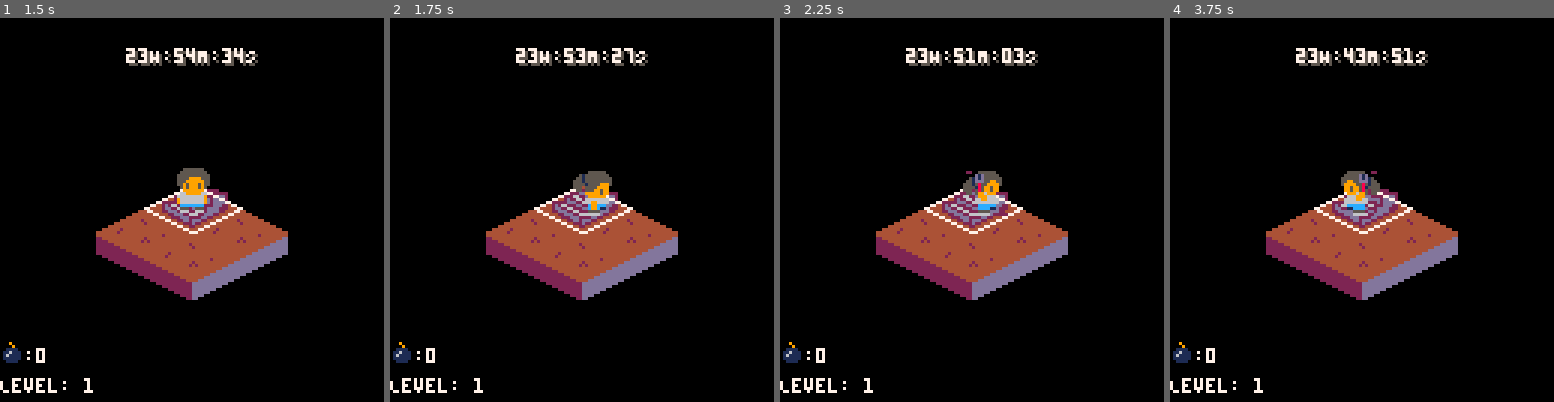
Above: before the commit, frames 1-4 (left to right).
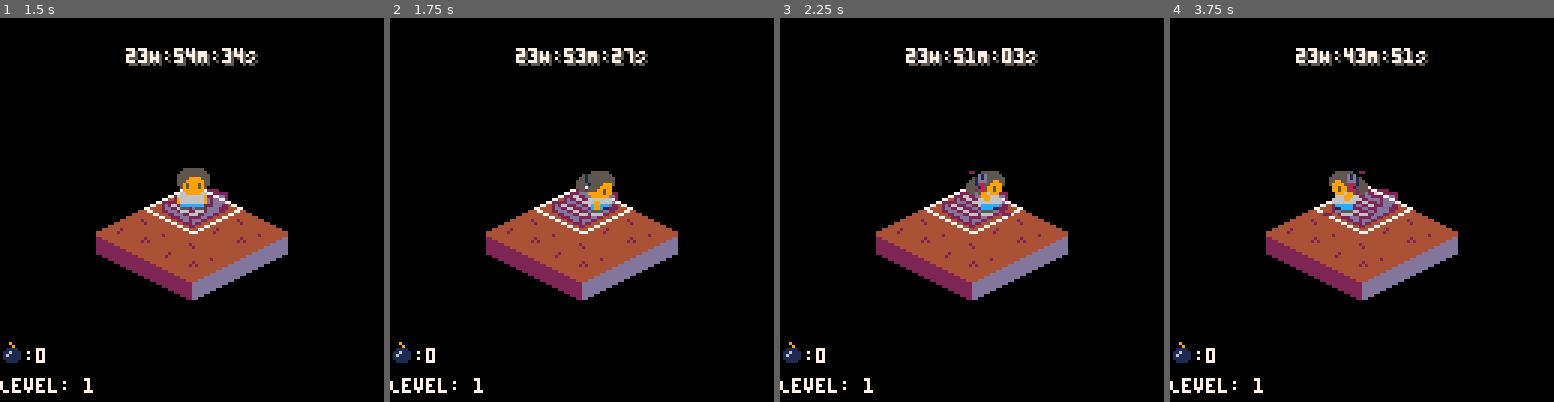
Above: after the commit, the same moments.

Repository: scottnm/collards.p8
Game: PICO-8 cartridge collards.p8
The game is run twice, just before and just after one commit, with the same random seed, the same clock (stepped at 60 frames per second) and the same inputs.
Inputs:
- Up to frame 1 (1.5 s): tap X (X key) at 0.33, 1.07 s; tap O (Z key) at 0.7 s
- Up to frame 2 (1.75 s): hold Right from 1.6 s (still down); tap O (Z key) at 1.7 s
- Up to frame 3 (2.25 s): tap X (X key) at 1.85 s; release Right at 2.1 s; tap O (Z key) at 2.1 s; hold Up from 2.15 s (still down)
- Up to frame 4 (3.75 s): release Up at 2.42 s; hold Right 2.47-3.03 s; tap O (Z key) every 0.4 s from 2.5 to 3.7 s; tap X (X key) at 2.97 s; hold Left 3.08-3.58 s; hold Down from 3.63 s (still down)

Frame 1 is identical in both runs. In frame 2, 0.3% of the frame differs, in the area x 47-59%, y 39-52%; in frame 3, 0.5%; in frame 4, 1.0%, in the area x 39-55%, y 39-52%.

Commit message:
Can now travel back up after you've collected the recipe book and beat the game. multiple ending support too sorta lol

Diff:
--- a/main.lua
+++ b/main.lua
@@ -4,12 +4,13 @@
     PreGame = 1,
     MainGame = 2,
     LoseGame = 3,
+    WinGame = 4,
 }
 
 TileType = {
     Empty = 1,
-    Start = 2,
-    Finish = 3,
+    FloorEntry = 2,
+    FloorExit = 3,
     Trap = 4,
     Fall = 5,
     BombItem = 6,
@@ -35,6 +36,12 @@
     UpLeft = 8,
 }
 
+PlayerBookState = {
+    NotFound = 1,
+    FoundButLost = 2,
+    Holding = 3,
+}
+
 -- constants
 function ISO_TILE_WIDTH()
     return 32
@@ -50,6 +57,10 @@
 
 function MAX_CAMERA_DISTANCE_FROM_PLAYER()
     return 20
+end
+
+function TOTAL_PAGE_COUNT()
+    return 10
 end
 
 -- global variables
@@ -57,13 +68,15 @@
 g_map = nil
 g_player = nil
 g_input = nil
-g_player_found_exit_timer = nil
+g_player_move_to_floor_state = nil
 g_game_state = nil
 g_game_timer_ui = nil
 g_anims = nil
 g_camera_player_offset = nil
 g_bombs = nil
 g_lose_game_state = nil
+g_win_game_state = nil
+g_warning_banner = nil
 
 g_maingame_tick_count = 0
 g_maingame_time_limit = (5 * 60 * 30) -- five minutes worth of ticks
@@ -73,15 +86,17 @@
 end
 
 function reset()
+    g_warning_banner = nil
     g_maingame_tick_count = 0
     g_game_state = GameStateType.PreGame
     g_lose_game_state = nil
     g_player = {}
+    g_player.book_state = PlayerBookState.NotFound
     g_player.pos = { x = 0, y = 0 }
     g_player.sprite_offset = { x = -8, y = -14 }
     g_player.collider = { radius = 3 }
     g_player.bomb_count = 0
-    g_player.page_count = 0
+    g_player.collected_pages = {}
 
     g_camera_player_offset = { x = 0, y = 0 }
 
@@ -114,7 +129,7 @@
 
     -- TODO: sometimes I refer to these as maps. Sometimes as levels. I should fix this. It's confusing
     g_maps = generate_maps(10)
-    move_to_level(1)
+    move_to_level(1, TileType.FloorEntry)
 end
 
 function _update()
@@ -127,6 +142,8 @@
         pre_game_update(g_input)
     elseif g_game_state == GameStateType.LoseGame then
         lose_game_update(g_input)
+    elseif g_game_state == GameStateType.WinGame then
+        win_game_update(g_input)
     end
 end
 
@@ -181,11 +198,13 @@
             g_player.collect_item_state = nil
         end
         block_input = true
-    elseif g_player_found_exit_timer != nil then
-        g_player_found_exit_timer.update()
-        if g_player_found_exit_timer.done() then
-            g_player_found_exit_timer = nil
-            move_to_level(g_map.level_id + 1)
+    elseif g_player_move_to_floor_state != nil then
+        g_player_move_to_floor_state.timer.update()
+        if g_player_move_to_floor_state.timer.done() then
+            local next_level = g_player_move_to_floor_state.next_level
+            local next_start_tile = g_player_move_to_floor_state.start_tile
+            g_player_move_to_floor_state = nil
+            move_to_level(next_level, next_start_tile)
         end
         block_input = true
     elseif g_player.die_state != nil then
@@ -193,7 +212,7 @@
         g_player.die_state.respawn_timer.update()
         if g_player.die_state.respawn_timer.done() then
             g_player.die_state = nil
-            move_to_level(1)
+            move_to_level(1, TileType.FloorEntry)
         end
         block_input = true
     end
@@ -220,7 +239,7 @@
 
             -- check for player-explosion collisions if the player isn't already dead
             if (g_player.die_state) == nil and (circ_colliders_overlap(g_player, e)) then
-                kill_player(g_player)
+                kill_player(g_player, g_map)
             end
         end
     end
@@ -257,7 +276,7 @@
 
     local player_iso_tile_idx = get_actor_iso_tile_idx(g_map, g_player)
     if player_iso_tile_idx != nil then
-        local player_iso_tile = g_map.isocells[player_iso_tile_idx].tile
+        local player_iso_cell = g_map.isocells[player_iso_tile_idx]
 
         -- If we've just dug up a tile, we'll set a callback so that after
         -- the digging animation reveals the tile, we'll automatically
@@ -265,15 +284,26 @@
         if is_digging then
             local reveal_tile_callback = function()
                 sfx(Sfxs.Dig)
-                player_iso_tile.visible = true
-                interact_with_tile(player_iso_tile)
+                player_iso_cell.tile.visible = true
+                interact_with_tile(player_iso_cell.tile)
             end
             g_player.dig_state.on_dig_up = reveal_tile_callback
-        -- If we aren't digging and the tile is already flipped,
-        -- we'll proactively interact with it.
-        elseif player_iso_tile.visible then
-            interact_with_tile(player_iso_tile)
-        end
+        elseif player_iso_cell.tile.visible then
+            interact_with_tile(player_iso_cell.tile)
+            g_player.last_interacted_isocell = player_iso_cell
+        elseif player_iso_cell.tile.has_book then
+            -- HACK: special case to support picking up books from unrevealed tiles
+            g_player.book_state = PlayerBookState.Holding
+            player_iso_cell.tile.has_book = false
+            g_player.collect_item_state = {
+                anim = g_anims.CollectItem,
+                item = ItemType.Book,
+                anim_timer = make_ingame_timer(60),
+            }
+            g_player.last_interacted_isocell = player_iso_cell
+        end
+
+        g_player.last_visited_isocell = player_iso_cell
     end
 
     -- Handle placing new bombs
@@ -287,19 +317,77 @@
 
 end
 
-function kill_player(player)
+function kill_player(player, map)
+    local had_book = false
+    if player.book_state == PlayerBookState.Holding then
+        -- drop the book in a random safe cell
+        local safe_tile_idx = select_random_empty_tile_idx_from_map(map)
+        map.isocells[safe_tile_idx].tile.has_book = true
+        g_player.book_state = PlayerBookState.FoundButLost
+        had_book = true
+    end
     player.die_state = {
         anim = get_die_anim_for_player(player),
-        respawn_timer = make_ingame_timer(60)
+        respawn_timer = make_ingame_timer(60),
+        had_book = had_book,
     }
     sfx(Sfxs.Death)
 end
 
 function interact_with_tile(tile)
-    if tile.type == TileType.Finish then
-        g_player_found_exit_timer = make_ingame_timer(15)
+    -- only interact with a tile the first time you step on it.
+    if tile == g_player.last_interacted_isocell.tile then
+        return
+    end
+
+    if tile.type == TileType.FloorExit then
+        g_player_move_to_floor_state = {
+            timer = make_ingame_timer(15),
+            next_level = g_map.level_id + 1,
+            start_tile = TileType.FloorEntry,
+        }
+    elseif tile.type == TileType.FloorEntry then
+        -- if we haven't found the book and we try to leave, warn the player
+        if g_player.book_state == PlayerBookState.NotFound then
+            g_warning_banner = {
+                timer = make_ingame_timer(90),
+                text = "Can't leave until I find it."
+            }
+        elseif g_player.book_state == PlayerBookState.FoundButLost then
+            -- if we've found the book but lost it we can freely traverse all floors... EXCEPT we can't leave
+            if g_map.level_id != 1 then
+                g_player_move_to_floor_state = {
+                    timer = make_ingame_timer(15),
+                    next_level = g_map.level_id - 1,
+                    start_tile = TileType.FloorExit,
+                }
+            else
+                g_warning_banner = {
+                    timer = make_ingame_timer(90),
+                    text = "Can't leave. I dropped the book."
+                }
+            end
+        elseif g_player.book_state == PlayerBookState.Holding then
+            -- we have the book. we can traverse up any floor AND win the game by leaving the last floor
+            if g_map.level_id != 1 then
+                g_player_move_to_floor_state = {
+                    timer = make_ingame_timer(15),
+                    next_level = g_map.level_id - 1,
+                    start_tile = TileType.FloorExit,
+                }
+            else
+                g_win_game_state = {
+                    substate = "scroll_timer",
+                    timer_scroll = 0,
+                }
+                g_game_timer_ui.set_blinking(true)
+                g_game_state = GameStateType.WinGame
+            end
+        else
+            assert(false)
+        end
     elseif tile.type == TileType.Trap then
-        kill_player(g_player)
+        kill_player(g_player, g_map)
     elseif tile.type == TileType.BombItem then
         g_player.bomb_count += 1
         g_player.collect_item_state = {
@@ -310,7 +398,7 @@
         -- after weve picked up the bomb, flip the cell to be just a plain ole empty cell without a hint
         tile.type = TileType.Empty
     elseif tile.type == TileType.PageItem then
-        g_player.page_count += 1
+        add(g_player.collected_pages, tile.page_frag)
         g_player.collect_item_state = {
             anim = g_anims.CollectItem,
             item = ItemType.Page,
@@ -321,7 +409,7 @@
         tile.type = TileType.Empty
         tile.page_frag = nil
     elseif tile.has_book then
-        g_player.has_book = true
+        g_player.book_state = PlayerBookState.Holding
         tile.has_book = false
         g_player.collect_item_state = {
             anim = g_anims.CollectItem,
@@ -415,12 +503,39 @@
     end
 end
 
+function win_game_update(input)
+    g_game_timer_ui.update(g_maingame_tick_count)
+
+    if g_win_game_state.substate == "scroll_timer" then
+        g_win_game_state.timer_scroll += 1
+        g_game_timer_ui.move(0, 0.5)
+        if g_win_game_state.timer_scroll == 120 then
+            g_win_game_state.substate = "brief_blink"
+            g_win_game_state.final_blink = make_ingame_timer(120)
+        end
+    elseif g_win_game_state.substate == "brief_blink" then
+        g_win_game_state.final_blink.update()
+        if g_win_game_state.final_blink.done() then
+            g_win_game_state.substate = "display_win_text"
+            g_win_game_state.win_text_roll_timer = make_ingame_timer(240)
+            g_win_game_state.win_text = generate_win_text(#g_player.collected_pages, TOTAL_PAGE_COUNT())
+        end
+    elseif g_win_game_state.substate == "display_win_text" then
+        g_win_game_state.win_text_roll_timer.update()
+        if g_win_game_state.win_text_roll_timer.done() and (input.btn_x or input.btn_o) then
+            reset()
+        end
+    end
+end
+
 function _draw()
     if g_game_state == GameStateType.MainGame or
        g_game_state == GameStateType.PreGame then
        draw_game()
     elseif g_game_state == GameStateType.LoseGame then
         draw_lose_game()
+    elseif g_game_state == GameStateType.WinGame then
+        draw_win_game()
     end
 end
 
@@ -457,17 +572,17 @@
                     -- draw the altar
                     spr_centered(88, isocell.pos.x, isocell.pos.y, 2, 1)
                 end
-
-                if isocell.tile.has_book then
-                    draw_book(isocell.pos, isocell.tile.type == TileType.Altar)
-                end
-            end
-        end
-    end
-
-    local player_iso_tile_idx = get_actor_iso_tile_idx(g_map, g_player)
-    if player_iso_tile_idx != nil then
-        highlight_player_iso_tile(g_map, player_iso_tile_idx)
+            end
+
+            if isocell.tile.has_book then
+                draw_book(isocell.pos, isocell.tile.type == TileType.Altar)
+            end
+        end
+    end
+
+    -- if the player is standing on their last visited isotile, highlight it
+    if circ_colliders_overlap(g_player, g_player.last_visited_isocell) then
+        highlight_iso_cell(g_player.last_visited_isocell)
     end
 
     --
@@ -513,14 +628,32 @@
 
     -- draw the level UI
     print("Level: "..g_map.level_id, 0, 120, Colors.White)
-    if g_player_found_exit_timer != nil then
+    if g_player_move_to_floor_state != nil then
+        -- noop? I'm not sure why I added this before and am not sure if it's
+        -- necessary. Keep it around to avoid mucking with the game this late
+        -- in the jam.
     elseif g_player.die_state != nil then
-        draw_banner("died", Colors.Red, Colors.Navy)
+        local died_text = "died."
+        if g_player.die_state.had_book then
+            died_text = died_text.." dropped book."
+        end
+        draw_banner(died_text, Colors.Red, Colors.Navy)
+    end
+
+    if g_warning_banner != nil then
+        draw_banner(g_warning_banner.text, Colors.Tan, Colors.BlueGray)
+        g_warning_banner.timer.update()
+        if g_warning_banner.timer.done() then
+            g_warning_banner = nil
+        end
     end
 
     -- draw the bomb counter UI
     draw_bomb_item({ x = 4, y = 111 })
     print(":"..g_player.bomb_count, 8, 110, Colors.White)
+
+    -- draw the page UI
+    draw_page_ui(g_player)
 
     -- draw the in-game timer UI
     g_game_timer_ui.draw(g_maingame_tick_count)
@@ -540,6 +673,9 @@
         -- draw the player frozen at the lose state
         local player_sprite_pos = sprite_pos(g_player)
         draw_anim(g_player, player_sprite_pos)
+
+        -- draw the page UI
+        draw_page_ui(g_player)
 
         -- reset the camera to 0 keep the UI fixed on screen
         camera(0, 0)
@@ -554,7 +690,62 @@
         local end_char = flr((#g_lose_game_state.lose_text) * rolled_text_ratio)
         local lose_text = sub(g_lose_game_state.lose_text, 1, end_char)
         print(lose_text, 10, 10, Colors.White)
-    end
+
+        -- draw the page UI
+        draw_page_ui(g_player)
+    end
+end
+
+function draw_win_game()
+    cls(Colors.BLACK)
+
+    if g_win_game_state.substate != "display_win_text" then
+        -- Set the camera view so that the world is draw relative to its position
+        camera_follow_player(g_player, g_camera_player_offset)
+        camera(g_camera_player_offset.x, g_camera_player_offset.y);
+
+        -- draw the player frozen at the win state
+        local player_sprite_pos = sprite_pos(g_player)
+        draw_anim(g_player, player_sprite_pos)
+
+        -- draw the page UI
+        draw_page_ui(g_player)
+
+        -- reset the camera to 0 keep the UI fixed on screen
+        camera(0, 0)
+
+        -- draw the level UI
+        print("Level: "..g_map.level_id, 0, 120, Colors.White)
+
+        -- draw the in-game timer UI
+        g_game_timer_ui.draw(g_maingame_tick_count)
+    else
+        local rolled_text_ratio = g_win_game_state.win_text_roll_timer.get_elapsed_ratio()
+        local end_char = flr((#g_win_game_state.win_text) * rolled_text_ratio)
+        local win_text = sub(g_win_game_state.win_text, 1, end_char)
+        print(win_text, 10, 10, Colors.White)
+
+        -- draw the page UI
+        draw_page_ui(g_player)
+    end
+end
+
+function draw_page_ui(player)
+    -- Page UI is drawn in screnspace. Temporarily reset the camera.
+    camera_x = peek2(0x5f28)
+    camera_y = peek2(0x5f2a)
+    camera(0, 0)
+
+    local tile_px_width = 8
+    local tile_px_height = 8
+    for i=1,#g_player.collected_pages do
+        local x = 128 - (i*tile_px_width)
+        local y = 120
+        draw_page_item({x=x, y=y}, g_player.collected_pages[i])
+    end
+
+    -- restore the camera
+    camera(camera_x, camera_y)
 end
 
 function center_text(rect, text)
@@ -702,12 +893,12 @@
     -- present on every layer)
     for map in all(maps) do
         -- set the start cell on this map.
-        map.player_start_iso_idx = select_random_empty_tile_idx_from_map(map)
-        map.isocells[map.player_start_iso_idx].tile = make_tile(true, TileType.Start)
+        local player_start_iso_idx = select_random_empty_tile_idx_from_map(map)
+        map.isocells[player_start_iso_idx].tile = make_tile(true, TileType.FloorEntry)
 
         -- set the finish cell on this map.
         map.finish_cell_idx = select_random_empty_tile_idx_from_map(map)
-        map.isocells[map.finish_cell_idx].tile = make_tile(false, TileType.Finish)
+        map.isocells[map.finish_cell_idx].tile = make_tile(false, TileType.FloorExit)
     end
 
     -- generate the trap cells in each map
@@ -732,7 +923,7 @@
     local page_fragments = { 172, 173, 188, 189 }
     local next_page_frag_idx = 0
 
-    local page_cell_cnt = 10
+    local page_cell_cnt = TOTAL_PAGE_COUNT()
     local page_cells = select_random_empty_tiles(maps, page_cell_cnt)
     for page_cell in all(page_cells) do
         page_cell.map.isocells[page_cell.idx].tile = make_tile(false, TileType.PageItem)
@@ -781,8 +972,8 @@
     -- It's just the single goal item in the middle of an empty layer
     local final_map = generate_empty_level(num_maps, MAX_TILE_LINE())
     -- set the final level's entry
-    final_map.player_start_iso_idx = select_random_empty_tile_idx_from_map(final_map)
-    final_map.isocells[final_map.player_start_iso_idx].tile = make_tile(true, TileType.Start)
+    local final_map_start_iso_idx = select_random_empty_tile_idx_from_map(final_map)
+    final_map.isocells[final_map_start_iso_idx].tile = make_tile(true, TileType.FloorEntry)
     -- set the altar point
     local altar_cell_idx = select_random_empty_tile_idx_from_map(final_map)
     final_map.isocells[altar_cell_idx].tile = make_tile(true, TileType.Altar)
@@ -799,6 +990,17 @@
     -- for map in all(maps) do
     --     for cell in all(map.isocells) do
     --         cell.tile.visible = true
+    --     end
+    -- end
+
+    -- uncomment this to make all exit tiles and page tiles visible at start
+    -- for map in all(maps) do
+    --     for cell in all(map.isocells) do
+    --         if cell.tile.type == TileType.PageItem then
+    --             cell.tile.visible = true
+    --         elseif cell.tile.type == TileType.FloorExit then
+    --             cell.tile.visible = true
+    --         end
     --     end
     -- end
 
@@ -899,9 +1101,9 @@
     if tile.visible then
         if tile.type == TileType.Empty then
             return 160
-        elseif tile.type == TileType.Start then
+        elseif tile.type == TileType.FloorEntry then
             return 108
-        elseif tile.type == TileType.Finish then
+        elseif tile.type == TileType.FloorExit then
             return 104
         elseif tile.type == TileType.Trap then
             return 76
@@ -927,12 +1129,23 @@
     end
 end
 
-function move_to_level(next_level)
+function move_to_level(next_level, start_tile_type)
     -- update the current map
     g_map = g_maps[next_level]
 
     -- place the player on the center of the iso tile
-    g_player.pos = copy_vec2(g_map.isocells[g_map.player_start_iso_idx].pos)
+    local player_start_cell = nil
+    for cell in all(g_map.isocells) do
+        if cell.tile.type == start_tile_type then
+            player_start_cell = cell
+            break
+        end
+    end
+    assert(player_start_cell != nil)
+    g_player.pos = copy_vec2(player_start_cell.pos)
+    g_player.last_visited_isocell = player_start_cell
+    g_player.last_interacted_isocell = player_start_cell
+
     -- place the camera on top of the player
     g_camera_player_offset = get_centered_camera_on_player(g_player)
 
@@ -980,7 +1193,7 @@
         return
     end
 
-    local player_speed = 0.7 -- an arbitrary, tweakable speed factor to hand tune movement speed to feel good
+    local player_speed = 1.0 -- an arbitrary, tweakable speed factor to hand tune movement speed to feel good
     movement_x *= player_speed
     movement_y *= player_speed
 
@@ -1148,15 +1361,16 @@
     return true
 end
 
-function highlight_player_iso_tile(map, player_tile_idx)
-    local tile_pos = map.isocells[player_tile_idx].pos
+function highlight_iso_cell(cell)
+    local cell_pos_x = cell.pos.x
+    local cell_pos_y = cell.pos.y
     -- N.B. for some reason, I need to subtract '1' from each of the y values. I haven't yet rationalized why
     -- the off-by-one pixel shift is needed. I'll figure it out later.
     local line_points = {
-        { x = tile_pos.x - ISO_TILE_WIDTH()/2, y = tile_pos.y - 1 },
-        { x = tile_pos.x,                      y = tile_pos.y - 1 - ISO_TILE_HEIGHT()/2 },
-        { x = tile_pos.x + ISO_TILE_WIDTH()/2, y = tile_pos.y - 1},
-        { x = tile_pos.x,                      y = tile_pos.y - 1+ ISO_TILE_HEIGHT()/2 },
+        { x = cell_pos_x - ISO_TILE_WIDTH()/2, y = cell_pos_y - 1 },
+        { x = cell_pos_x,                      y = cell_pos_y - 1 - ISO_TILE_HEIGHT()/2 },
+        { x = cell_pos_x + ISO_TILE_WIDTH()/2, y = cell_pos_y - 1},
+        { x = cell_pos_x,                      y = cell_pos_y - 1+ ISO_TILE_HEIGHT()/2 },
     }
 
     line(line_points[1].x, line_points[1].y, line_points[2].x, line_points[2].y, Colors.White)
@@ -1276,6 +1490,72 @@
     }
 end
 
+function split_text(text)
+    local split_text = ""
+    local chars_processed = 0
+    while chars_processed < #text do
+        local end_char = min(chars_processed + 1 + 25, #text)
+        local next_chunk = nil
+
+        if end_char == #text then
+            next_chunk = sub(text, chars_processed + 1)
+        else
+            local new_line_idx = nil
+            for i=(chars_processed+1),end_char do
+                if sub(text, i, i) == "\n" then
+                    new_line_idx = i
+                end
+            end
+
+            if new_line_idx != nil then
+                -- if there's a new line. process up to but not including that newline char
+                -- include an extra space at the end of this chunk so that we skip past the
+                -- newline when updating chars_processed
+                next_chunk = sub(text, chars_processed + 1, new_line_idx - 1).." "
+            else
+                while sub(text, end_char, end_char) != " " do
+                    end_char -= 1
+                end
+                next_chunk = sub(text, chars_processed + 1, end_char)
+            end
+        end
+
+        if split_text == "" then
+            split_text = next_chunk
+        else
+            split_text = split_text.."\n"..next_chunk
+        end
+        chars_processed += #next_chunk
+    end
+    return split_text
+end
+
+function generate_win_text(collected_page_count, total_page_count)
+    local text = "you made it back with the book, a brown book stitched together with strong thread and thick brown pages, a family heirloom."
+    if collected_page_count == 0 then
+        text = text .. " opening the book you realize several pages are missing. maybe they're back down in the cavern, but there isn't time to check. i guess there's some comfort knowing you have the book at all. in another life, maybe you could find those pages.\n\nx/c - to reset"
+    elseif collected_page_count < total_page_count then
+        local page_plural = nil
+        if collected_page_count == 1 then
+            page_plural = "page"
+        else
+            page_plural = "pages"
+        end
+
+        local gap_plural = nil
+        if collected_page_count == (total_page_count - 1) then
+            gap_plural = "is still 1 page missing. maybe the last page is"
+        else
+            gap_plural = "are still "..(total_page_count-collected_page_count).." pages missing. maybe the rest are"
+        end
+
+        text = text .. " setting the "..collected_page_count.." recovered "..page_plural.." in the book you realize there "..gap_plural.." back down in the cavern. there's no time to check. it's not whole, but there's comfort in what you have. in another life, maybe we could recover the rest.\n\nx/c - to reset"
+    else
+        text = text .. " setting all "..total_page_count.." pages you found below in the book you realize the book is complete.\n\nx/c - to reset"
+    end
+    return split_text(text)
+end
+
 function isomap_row_cnt(map)
     return map.iso_width * 2 - 1
 end
@@ -1297,20 +1577,7 @@
 end
 
 -- TODO: keep track of things I still need to do so I don't forget
--- let player only go back up stairs after they've collected the altar item
--- let player only go back up very first set of stairs after they're holding the altar item
--- let player lose game once timer reaches zero
 -- boulders falling after collecting items?
--- render the altar on the last layer
--- render the flower bed on the last layer
--- render the altar item on the last layer
--- render the stone floor on the last layer
--- show final screen
---         support TOTAL LOSE final screen (with hint about collected pages)
---         support EMPTY WIN final screen (with hint about collected pages)
---         support TOTAL WIN final screen (with final fully pieced together
---         pages graphic)
 -- title screen
--- SUPPOERT ITEMTYPE.BOOK in ALL PLACES IN CODE WHERE ITEMTYPE.PAGE/BOMB
 -- last minute ideas. a trap which disorients you
 -- last minute ideas. an item which slows down time for a bit
--- a/timer.lua
+++ b/timer.lua
@@ -103,7 +103,6 @@
         local text_color = Colors.White
         local text_pos_x = self.pos_x
         local text_pos_y = self.pos_y
-        -- TODO:if self.shaking and (blink_state == nil) then
         if self.shaking then
             text_color = Colors.Yellow
             -- add shake to timer
